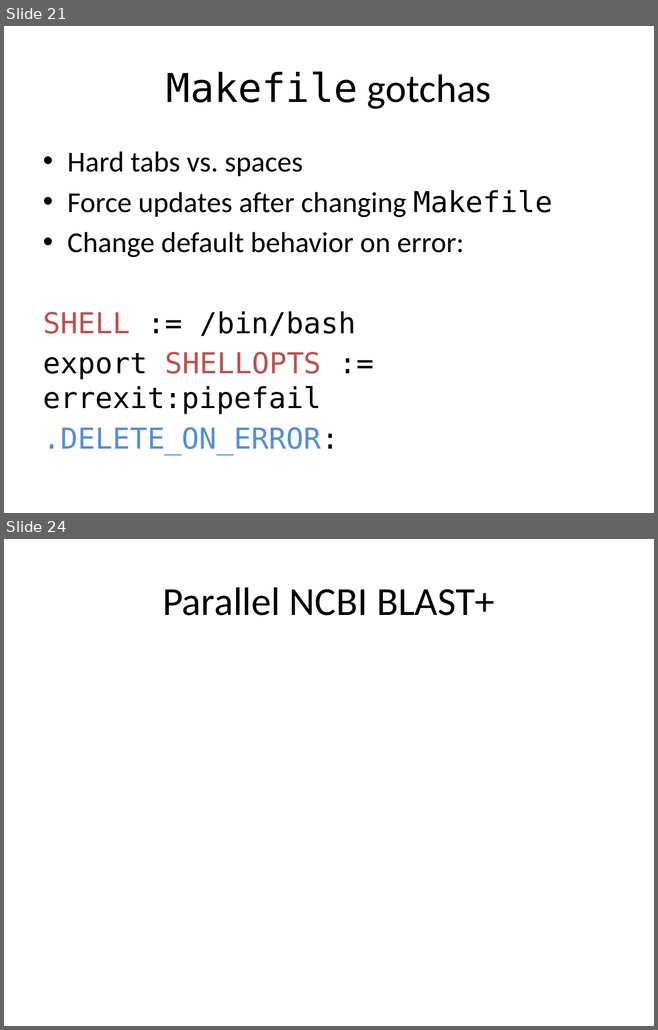
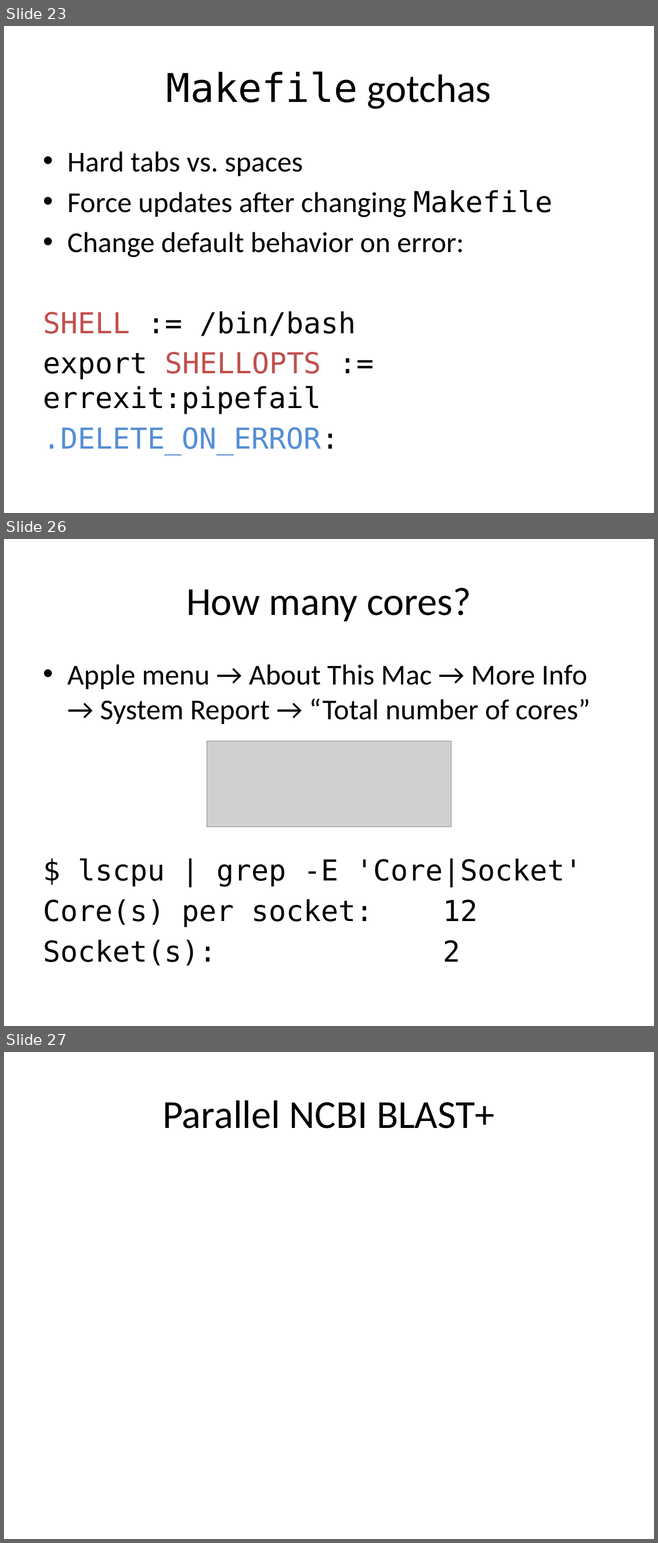
Before and after one commit to tsibley/Workflows-and-Parallel-Processing, a slide deck: CBG-2014-05-06.pptx. Shown one above the other, each under a label of ours: slides 21 and 24 before the commit, slides 23, 26 and 27 after it; the slides between them are not shown. The pictures are 658x1030 and 658x1543 pixels, drawn with LibreOffice and Linux fonts; fonts in the diff are those of the drawing; grey boxes stand for pictures. Boxes give left, top, right and bottom in pixels: in the first picture for what was removed or moved away, otherwise in the second. Text is boxed around its words. In the diff, an @@ line names an element or a change of style, - is before the commit and + after.

```diff
--- a/CBG-2014-05-06.pptx
+++ b/CBG-2014-05-06.pptx
@@ slide 26 added at (4,539,654,1026), background #FFFFFF @@
@@ title added at (186,588,471,621), 44 pt, text #000000 @@
+How many cores?
@@ text added at (43,664,590,966), 32 pt, text #000000 @@
+• Apple menu → About This Mac → More Info → System Report → “Total number of cores”
+$ lscpu | grep -E 'Core|Socket'
+Core(s) per socket: 12
+Socket(s): 2
@@ picture added at (206,741,451,827) @@
@@ what was slide 21 is now slide 23 @@
@@ what was slide 24 is now slide 27 @@
```
Also in this commit, not shown: 5 slides changed, 3 other slides added.
